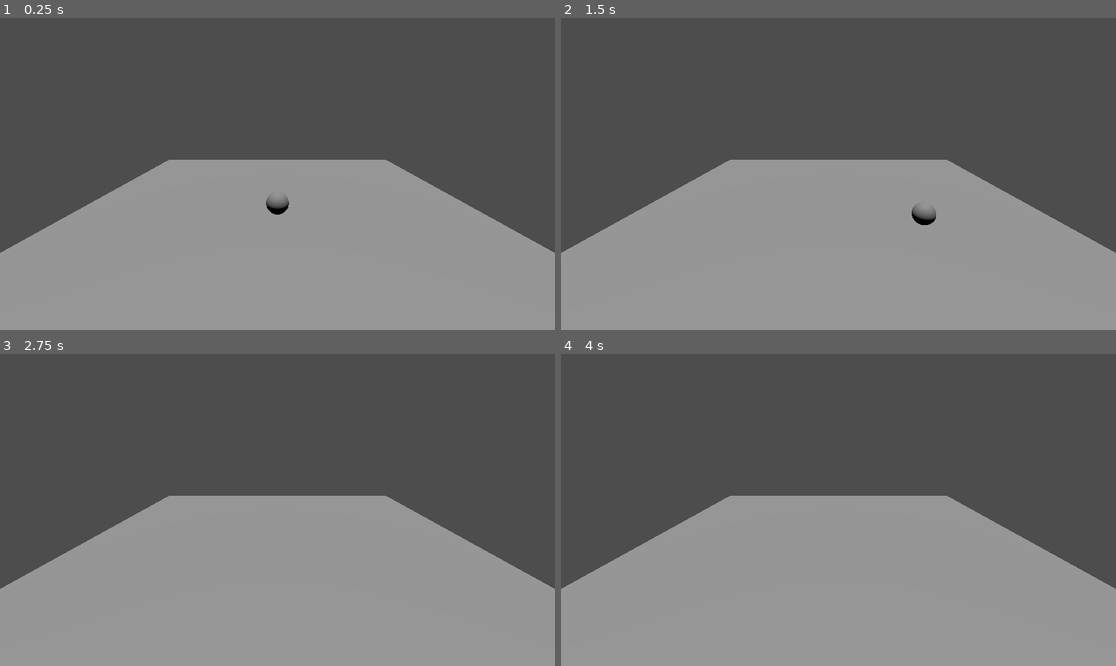
Above: before the commit, frames 1-4 (two rows, left to right).
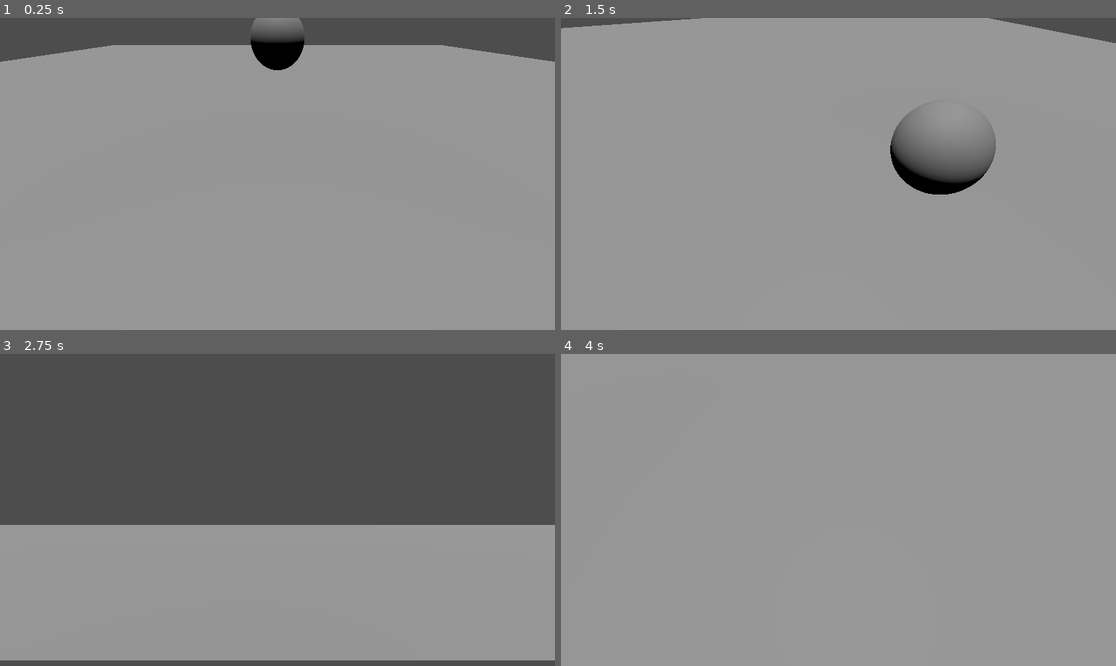
Above: after the commit, the same moments.

Repository: vip21-000/CatchTheDot
Game: Godot game, scene res://scene/world.tscn
Two runs of this game, one before a commit and one after it. Both use one fixed random seed, a clock stepped at 60 frames per second and the inputs below.
Inputs (mouse positions are in pixels of both pictures, inside the frame that each line leads up to):
- Up to frame 1 (0.25 s): no input
- Up to frame 2 (1.5 s): move the mouse to (960, 158) at 0.52 s; hold Right (ui_right) 0.53-1.28 s; move the mouse to (727, 189) at 1.27 s; hold Down (ui_down) from 1.28 s (still down)
- Up to frame 3 (2.75 s): move the mouse to (333, 441) at 2.02 s; release Down (ui_down) at 2.03 s; hold Right (ui_right) from 2.03 s (still down)
- Up to frame 4 (4 s): tap Enter at 2.75 s; move the mouse to (810, 572) at 2.77 s; release Right (ui_right) at 2.78 s; hold Up (ui_up) 2.78-3.53 s; tap Space at 3.5 s; move the mouse to (1005, 556) at 3.52 s; hold Left (ui_left) from 3.53 s (still down)

The runs differ from the first frame. In frame 1, 45% of the frame differs, in the area x 0-100%, y 0-76%; in frame 2, 54%; in frame 3, 11%; in frame 4, 55%.

Commit message:
try to make camera script

Diff:
--- /dev/null
+++ b/camera_spring.gd
@@ -0,0 +1,16 @@
+extends SpringArm3D
+
+@export var mouse_sensibility: float = 0.005
+# Called when the node enters the scene tree for the first time.
+func _ready() -> void:
+	Input.set_mouse_mode(Input.MOUSE_MODE_CAPTURED)
+
+
+# Called every frame. 'delta' is the elapsed time since the previous frame.
+func _unhandled_input(event: InputEvent) -> void:
+	if event is InputEventMouseMotion:
+		rotation.y -= event.relative.x * mouse_sensibility
+		rotation.y = wrapf(rotation.y, 0.0, TAU)
+
+		rotation.x -= event.relative.y * mouse_sensibility
+		rotation.x = clamp(rotation.x, -PI/2, PI/4)
--- a/player.gd
+++ b/player.gd
@@ -1,6 +1,6 @@
 extends RigidBody3D
 
-@export var force = 15
+@export var force = 10.0
 
 func _physics_process(delta):
 	var direction = Vector3.ZERO
@@ -15,4 +15,4 @@
 		direction.z += 1
 
 	if direction != Vector3.ZERO:
-		apply_central_force(direction.normalized() * force)
+		apply_central_impulse(direction.normalized() * force * delta)
--- a/player.tscn
+++ b/player.tscn
@@ -1,6 +1,7 @@
 [gd_scene format=3 uid="uid://d14cg7ijcl26q"]
 
-[ext_resource type="Script" uid="uid://d1dtjampao2qd" path="res://player.gd" id="1_4flbx"]
+[ext_resource type="Script" uid="uid://d1dtjampao2qd" path="res://player.gd" id="1_onrkg"]
+[ext_resource type="Script" uid="uid://ds4net0w3op6t" path="res://camera_spring.gd" id="2_i3pqv"]
 
 [sub_resource type="SphereShape3D" id="SphereShape3D_onrkg"]
 
@@ -8,14 +9,20 @@
 
 [node name="Node3D" type="Node3D" unique_id=317944143]
 
-[node name="Player" type="RigidBody3D" parent="." unique_id=1643126372]
-freeze_mode = 1
-linear_damp = 0.5
-angular_damp = 0.5
-script = ExtResource("1_4flbx")
+[node name="Player" type="RigidBody3D" parent="." unique_id=1750047431]
+script = ExtResource("1_onrkg")
 
 [node name="CollisionShape3D" type="CollisionShape3D" parent="Player" unique_id=2103490314]
 shape = SubResource("SphereShape3D_onrkg")
 
 [node name="MeshInstance3D" type="MeshInstance3D" parent="Player" unique_id=52881684]
 mesh = SubResource("SphereMesh_i3pqv")
+
+[node name="SpringArm3D" type="SpringArm3D" parent="." unique_id=1802938806]
+physics_interpolation_mode = 2
+transform = Transform3D(1, 0, 0, 0, 1, 0, 0, 0, 0.75285816, 0, 0, 0)
+spring_length = 6.0
+script = ExtResource("2_i3pqv")
+
+[node name="Camera3D" type="Camera3D" parent="SpringArm3D" unique_id=1261163261]
+transform = Transform3D(1, 0, 0, 0, 0.7071068, 0.7071068, 0, -0.7071068, 0.7071068, 0, 6, 12)
--- a/scene/world.tscn
+++ b/scene/world.tscn
@@ -20,8 +20,5 @@
 [node name="Player" parent="." unique_id=317944143 instance=ExtResource("1_pjass")]
 transform = Transform3D(1, 0, 0, 0, 1, 0, 0, 0, 1, 0, 1.3279028, 0)
 
-[node name="Camera3D" type="Camera3D" parent="Player" unique_id=166770611]
-transform = Transform3D(1, 0, 0, 0, 0.9396926, 0.34202012, 0, -0.34202012, 0.9396926, 0, 4, 8)
-
 [node name="DirectionalLight3D" type="DirectionalLight3D" parent="." unique_id=2079529116]
 transform = Transform3D(1, 0, 0, 0, 0.033015642, 0.99945486, 0, -0.99945486, 0.033015642, 0, 18.85693, 0)
Not shown, added: camera_spring.gd.uid
